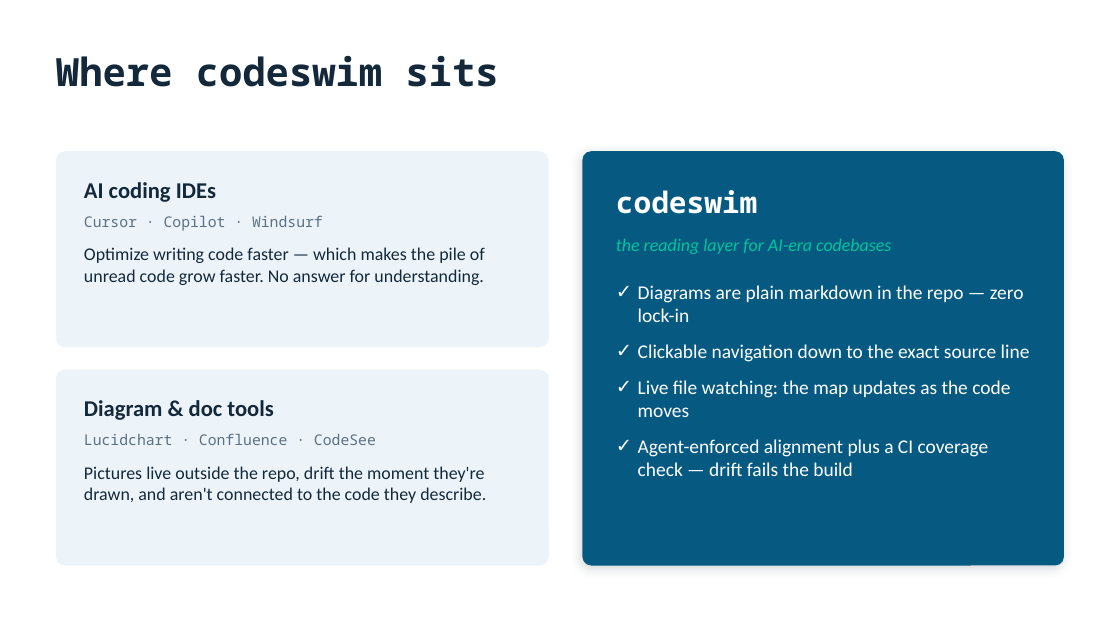
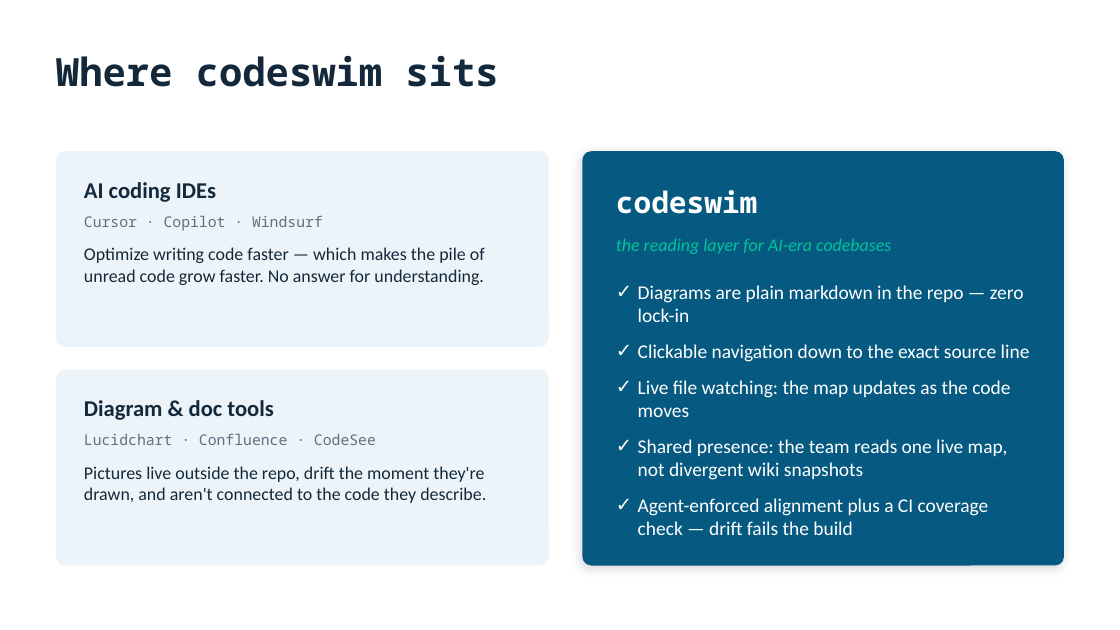
Before and after one commit to keithagroves/codeswim, a slide deck: slide 8 of codeswim-pitch-deck.pptx (slide 7 before the commit). Drawn at 1120x630 pixels with LibreOffice and Linux fonts; fonts in the diff are those of the drawing. Boxes give left, top, right and bottom in pixels: in the first picture for what was removed or moved away, otherwise in the second. Text is boxed around its words. In the diff, an @@ line names an element or a change of style, - is before the commit and + after.

```diff
--- a/codeswim-pitch-deck.pptx
+++ b/codeswim-pitch-deck.pptx
@@ text at bbox=[638, 439, 1008, 480]: paragraph added @@
+✓ Shared presence: the team reads one live map, not divergent wiki snapshots
```
Also in this commit, not shown: 2 other slides changed, 1 slide added.
